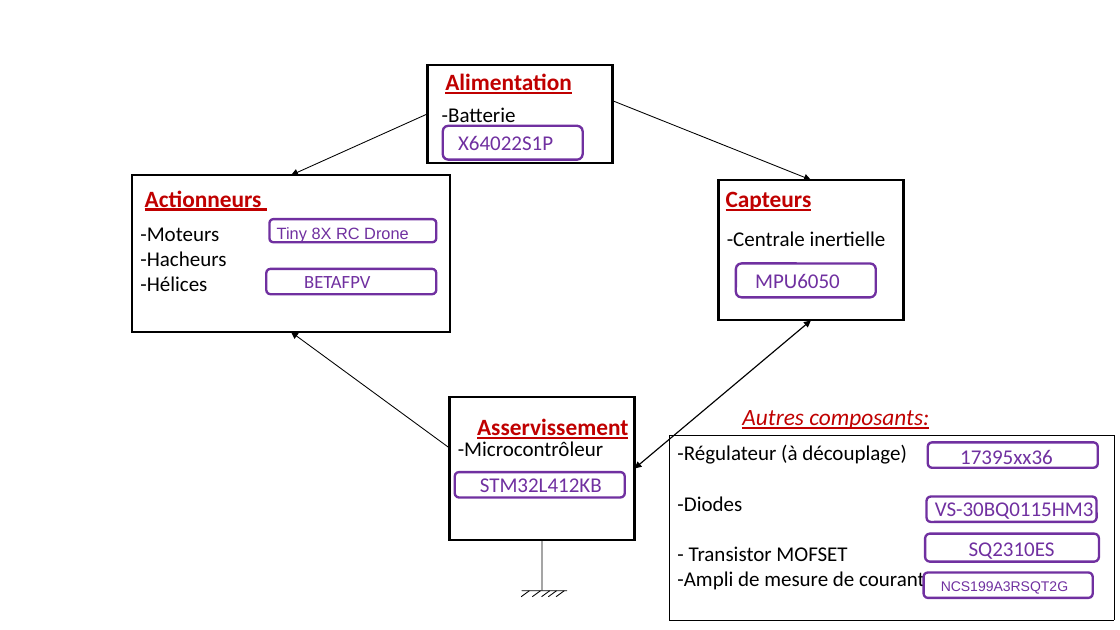
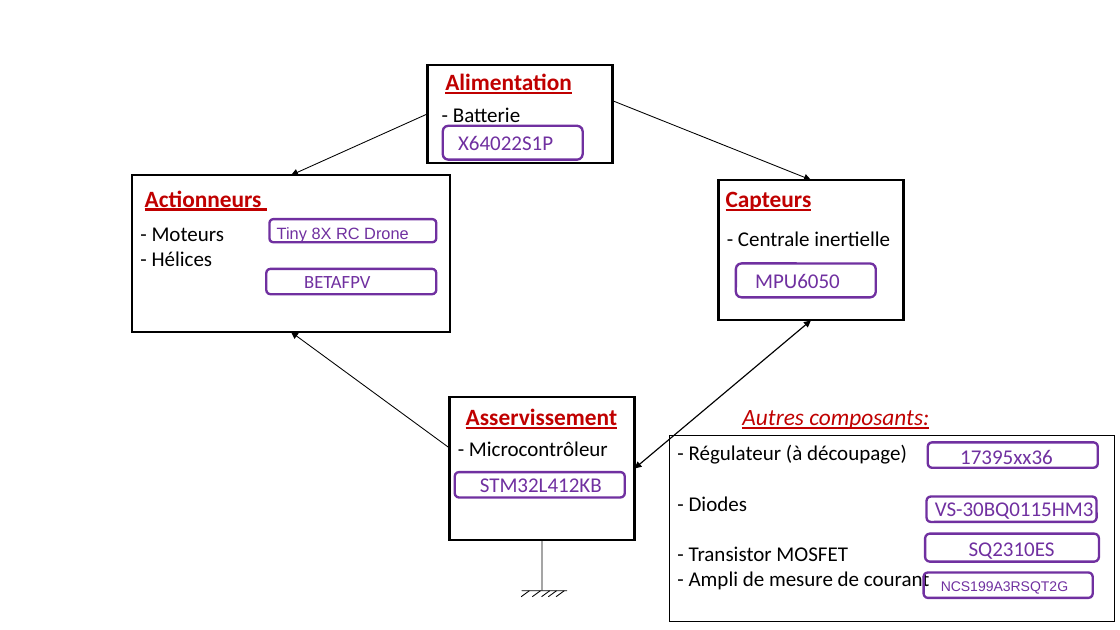
Before and after one commit to ETheoParis/ProjetDroneENSEA2023, a slide deck: slide 1 of PCB_diagramme.pptx. Drawn at 1120x630 pixels with LibreOffice and Linux fonts; fonts in the diff are those of the drawing. Boxes give left, top, right and bottom in pixels: in the first picture for what was removed or moved away, otherwise in the second. Text is boxed around its words. In the diff, an @@ line names an element or a change of style, - is before the commit and + after.

```diff
--- a/PCB_diagramme.pptx
+++ b/PCB_diagramme.pptx
@@ text at (x1=453, y1=107, x2=520, y2=127): spaces changed @@
--Batterie
+- Batterie
@@ text at (x1=152, y1=227, x2=224, y2=266): text changed @@
--Moteurs
--Hacheurs
--Hélices
+- Moteurs
+- Hélices
@@ text at (x1=738, y1=231, x2=890, y2=246): spaces changed @@
--Centrale inertielle
+- Centrale inertielle
@@ text "Asservissement" moved from (x1=477, y1=418, x2=628, y2=442) to (x1=466, y1=408, x2=617, y2=429) @@
@@ text at (x1=469, y1=441, x2=608, y2=456): spaces changed @@
--Microcontrôleur
+- Microcontrôleur
@@ text in rectangle at (x1=689, y1=445, x2=930, y2=593): text changed @@
--Régulateur (à découplage)
--Diodes
-- Transistor MOFSET
--Ampli de mesure de courant
+- Régulateur (à découpage)
+- Diodes
+- Transistor MOSFET
+- Ampli de mesure de courant
```
Also in this commit, not shown: 4 other files.
